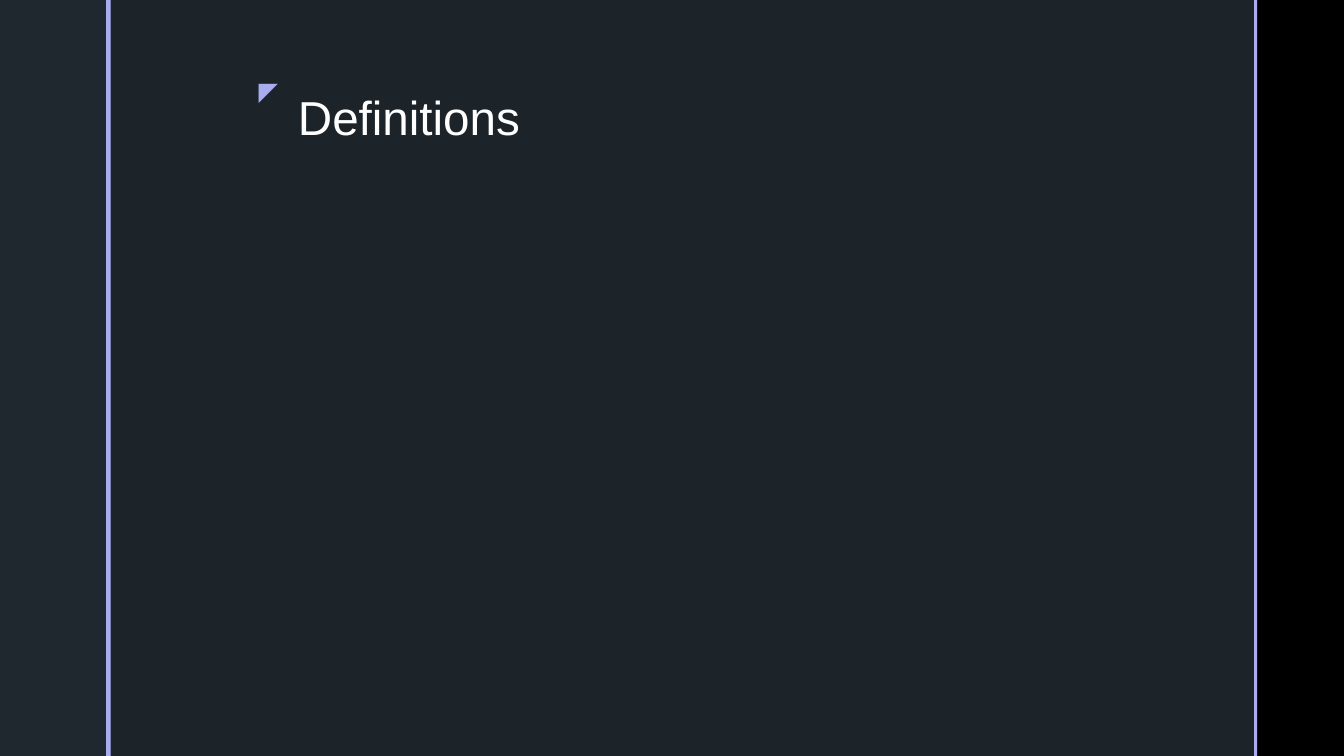
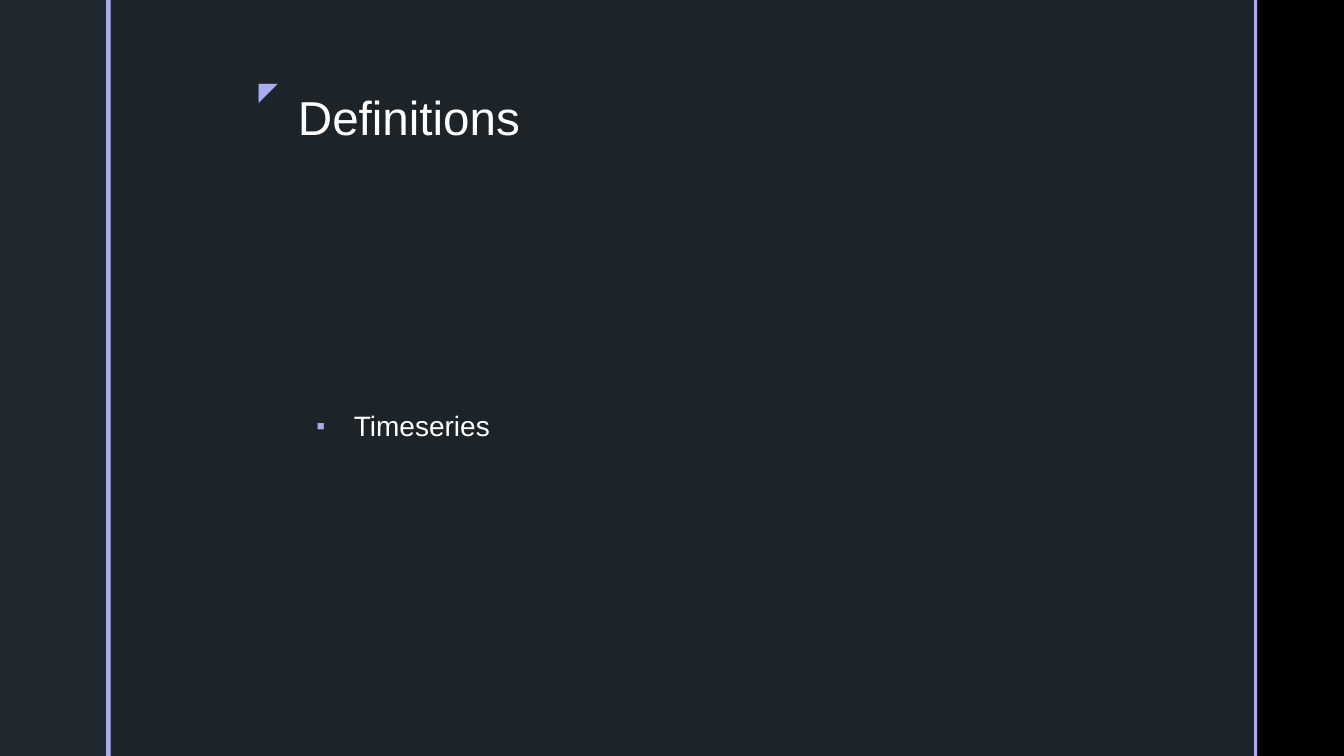
Before and after one commit to inkosi-codes/Covid-19-and-Low-Income-Communities, a slide deck: slide 7 of docs/Presentation/Jaz_Power-Point.pptx. Drawn at 1344x756 pixels with LibreOffice and Linux fonts; fonts in the diff are those of the drawing; background and template pictures are left out. Boxes give left, top, right and bottom in pixels: in the first picture for what was removed or moved away, otherwise in the second. Text is boxed around its words. In the diff, an @@ line names an element or a change of style, - is before the commit and + after.

Commit message:
JAZ FINAL PPT SLIDES

```diff
--- a/docs/Presentation/Jaz_Power-Point.pptx
+++ b/docs/Presentation/Jaz_Power-Point.pptx
@@ text added at bbox=[354, 415, 490, 437], 20 pt, text #FFFFFF @@
+▪ Timeseries
```
Also in this commit, not shown: 1 slide added.
